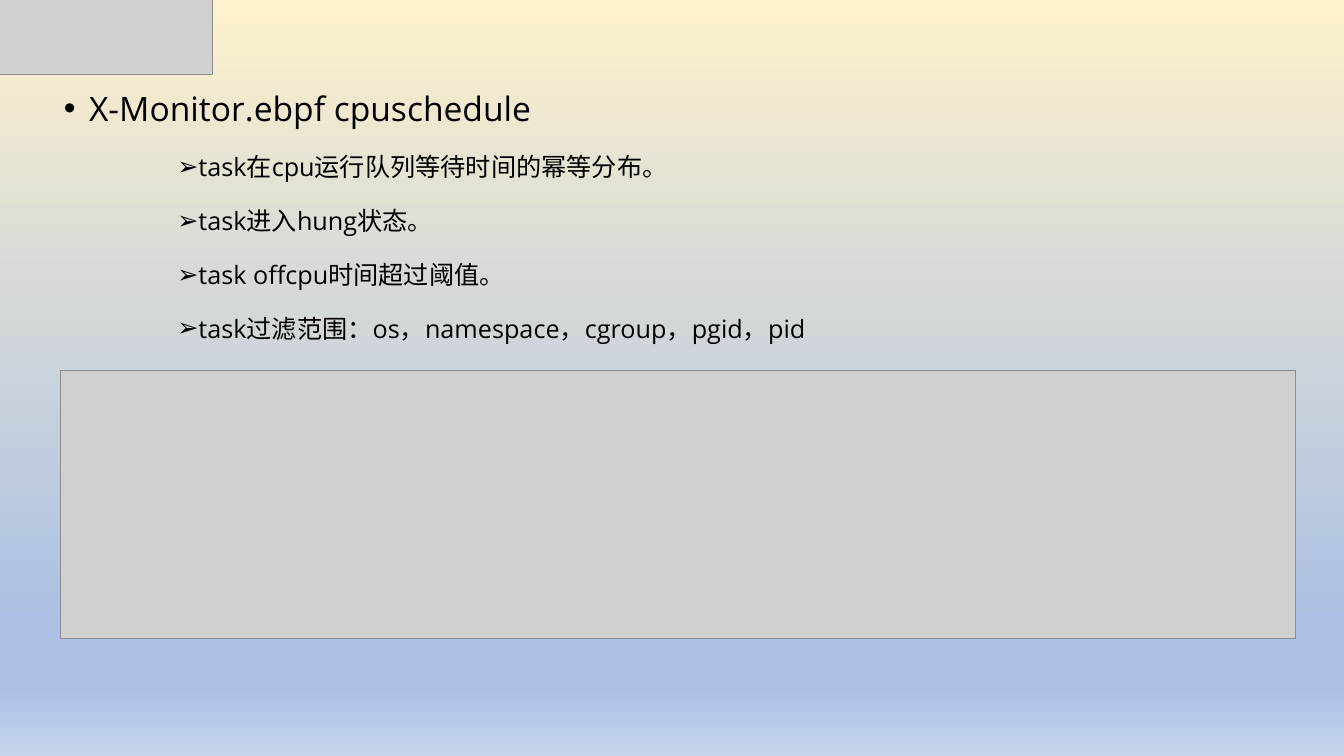
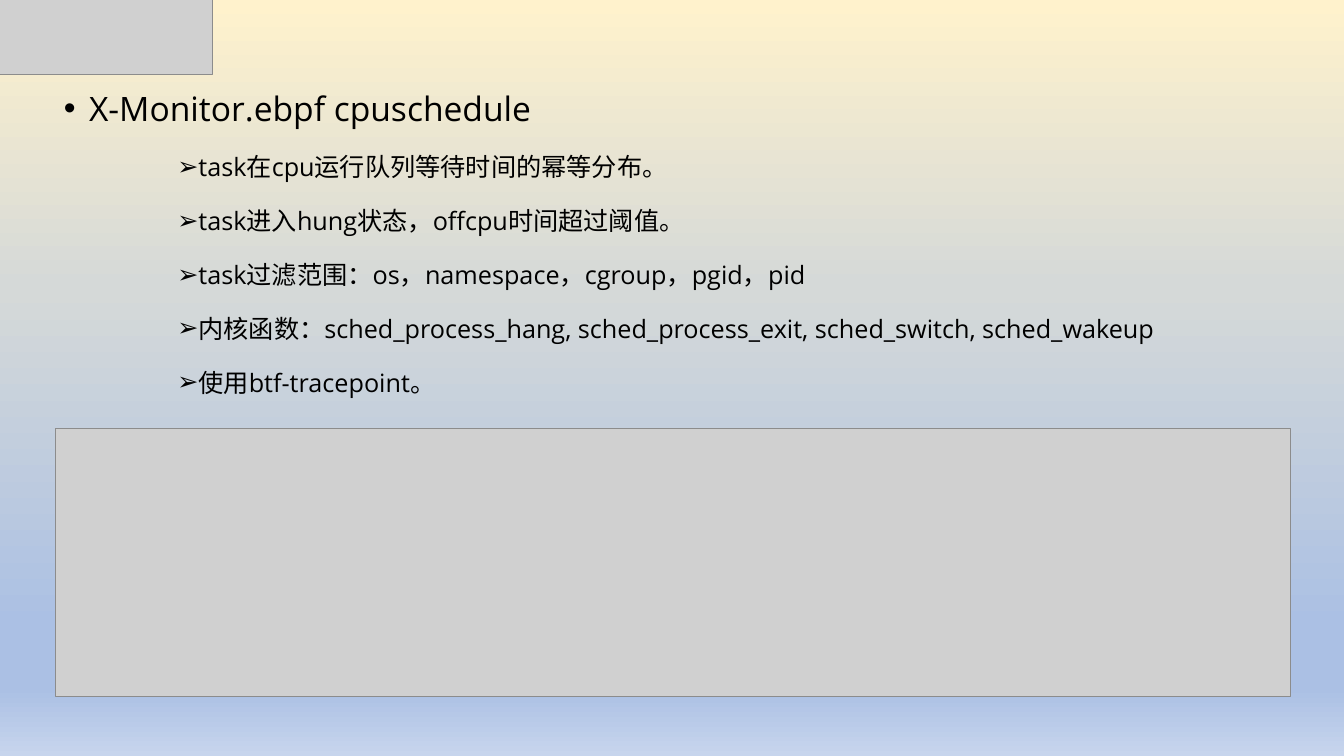
Before and after one commit to luxingwen/x-monitor, a slide deck: slide 6 of doc/基于eBPF可观测性实践.pptx. Drawn at 1344x756 pixels with LibreOffice and Linux fonts; fonts in the diff are those of the drawing; grey boxes stand for pictures. Boxes give left, top, right and bottom in pixels: in the first picture for what was removed or moved away, otherwise in the second. Text is boxed around its words. In the diff, an @@ line names an element or a change of style, - is before the commit and + after.

Commit message:
doc

```diff
--- a/doc/基于eBPF可观测性实践.pptx
+++ b/doc/基于eBPF可观测性实践.pptx
@@ text at bbox=[198, 208, 684, 236]: text changed @@
-    ➢ task进入hung状态。
-    ➢ task offcpu时间超过阈值。
+    ➢ task进入hung状态，offcpu时间超过阈值。
@@ text at bbox=[198, 316, 1154, 398]: paragraphs added @@
+    ➢ 内核函数：sched_process_hang, sched_process_exit, sched_switch, sched_wakeup
+    ➢ 使用btf-tracepoint。
@@ picture: place and size @@
-picture at bbox=[60, 370, 1296, 638]
+picture at bbox=[55, 429, 1291, 697]
```
Also in this commit, not shown: 1 slide added.
